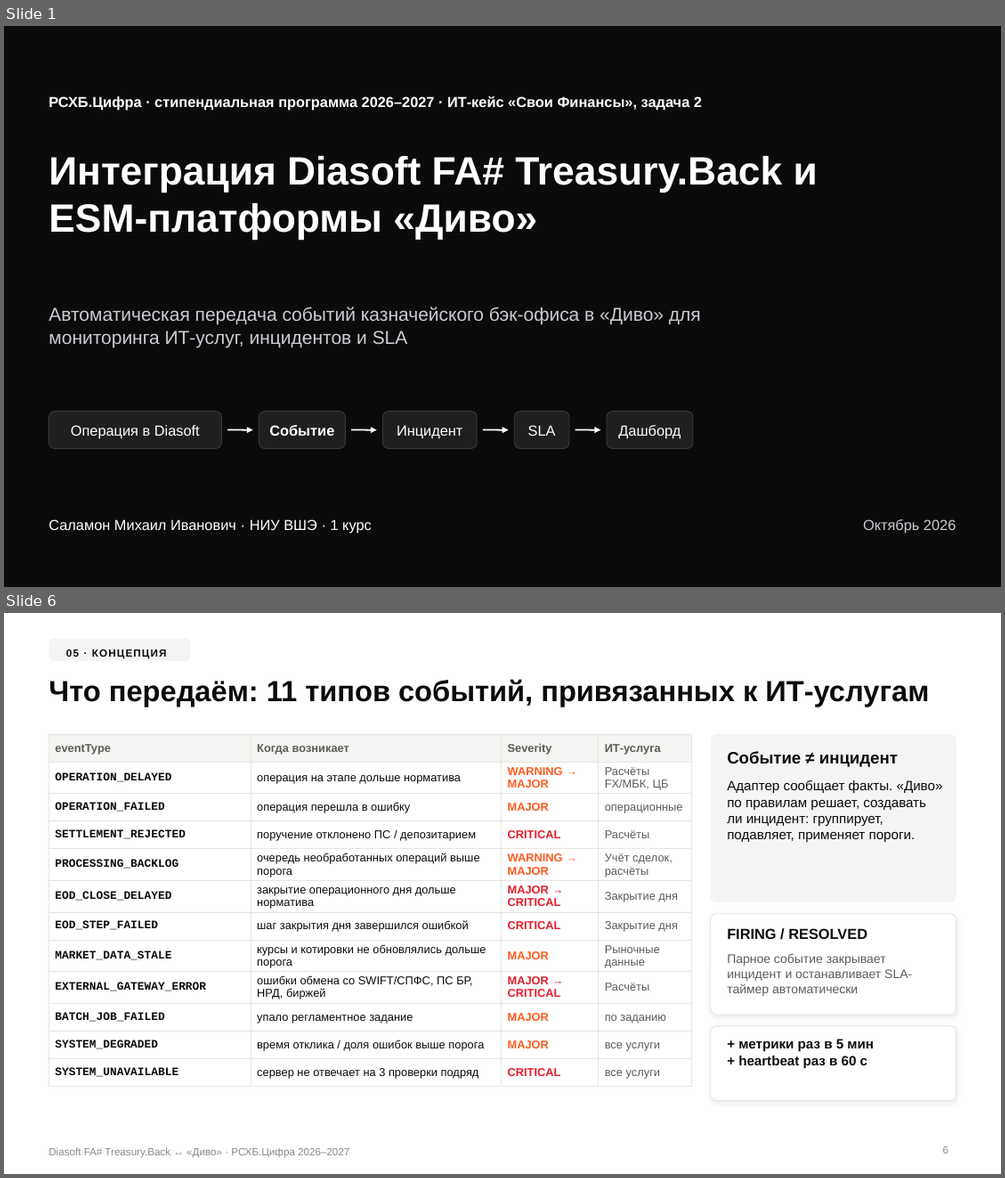
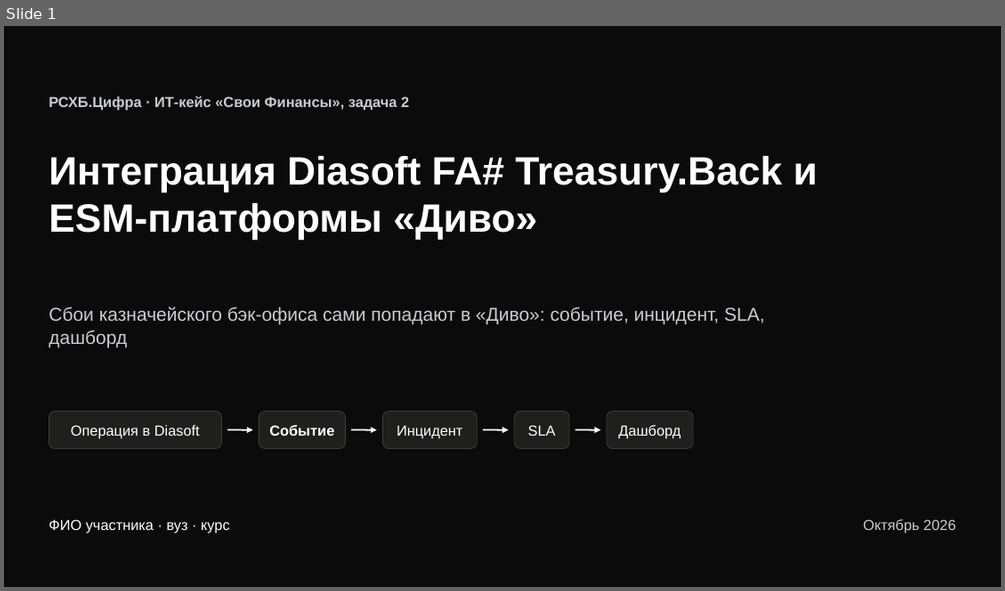
Before and after one commit to schierketsu/rshb, a slide deck: presentation/Diasoft-Divo-integration.pptx. Shown one above the other, each under a label of ours: slides 1 and 6 before the commit, slide 1 after it; the slides between them are not shown. The pictures are 1005x1178 and 1005x591 pixels, drawn with LibreOffice and Linux fonts; fonts in the diff are those of the drawing. Boxes give left, top, right and bottom in pixels: in the first picture for what was removed or moved away, otherwise in the second. Text is boxed around its words. In the diff, an @@ line names an element or a change of style, - is before the commit and + after.

```diff
--- a/presentation/Diasoft-Divo-integration.pptx
+++ b/presentation/Diasoft-Divo-integration.pptx
@@ slide 6 removed at (4, 613, 1001, 1174), background #FFFFFF @@
@@ rounded rectangle removed at (48, 639, 190, 661) @@
-05 · КОНЦЕПЦИЯ
@@ title removed at (48, 679, 929, 706) @@
-Что передаём: 11 типов событий, привязанных к ИТ-услугам
@@ table removed at (48, 734, 692, 1082), 12 rows, 4 columns @@
-eventType | Когда возникает | Severity | ИТ-услуга
-OPERATION_DELAYED | операция на этапе дольше норматива | WARNING → MAJOR | Расчёты FX/МБК, ЦБ
-OPERATION_FAILED | операция перешла в ошибку | MAJOR | операционные
-SETTLEMENT_REJECTED | поручение отклонено ПС / депозитарием | CRITICAL | Расчёты
-PROCESSING_BACKLOG | очередь необработанных операций выше порога | WARNING → MAJOR | Учёт сделок, расчёты
-EOD_CLOSE_DELAYED | закрытие операционного дня дольше норматива | MAJOR → CRITICAL | Закрытие дня
-EOD_STEP_FAILED | шаг закрытия дня завершился ошибкой | CRITICAL | Закрытие дня
-MARKET_DATA_STALE | курсы и котировки не обновлялись дольше порога | MAJOR | Рыночные данные
-EXTERNAL_GATEWAY_ERROR | ошибки обмена со SWIFT/СПФС, ПС БР, НРД, биржей | MAJOR → CRITICAL | Расчёты
-BATCH_JOB_FAILED | упало регламентное задание | MAJOR | по заданию
-SYSTEM_DEGRADED | время отклика / доля ошибок выше порога | MAJOR | все услуги
-SYSTEM_UNAVAILABLE | сервер не отвечает на 3 проверки подряд | CRITICAL | все услуги
@@ rounded rectangle removed at (711, 734, 956, 902) @@
@@ text removed at (727, 751, 898, 767) @@
-Событие ≠ инцидент
@@ text removed at (727, 780, 943, 842) @@
-Адаптер сообщает факты. «Диво» по правилам решает, создавать ли инцидент: группирует, подавляет, применяет пороги.
@@ rounded rectangle removed at (711, 914, 956, 1014) @@
@@ text removed at (727, 928, 867, 939) @@
-FIRING / RESOLVED
@@ text removed at (727, 954, 912, 996) @@
-Парное событие закрывает инцидент и останавливает SLA-таймер автоматически
@@ rounded rectangle removed at (711, 1026, 956, 1101) @@
@@ text removed at (738, 1038, 874, 1068) @@
-+ метрики раз в 5 мин
-+ heartbeat раз в 60 с
@@ page number removed at (943, 1146, 948, 1153) @@
-6
@@ text removed at (48, 1147, 349, 1158) @@
-Diasoft FA# Treasury.Back ↔ «Диво» · РСХБ.Цифра 2026–2027
@@ slide 1 changed as well @@
@@ text at (48, 96, 409, 111): text changed; text colour #FFFFFF to #C9CCD2 @@
-РСХБ.Цифра · стипендиальная программа 2026–2027 · ИТ-кейс «Свои Финансы», задача 2
+РСХБ.Цифра · ИТ-кейс «Свои Финансы», задача 2
@@ text at (48, 306, 764, 347): text changed @@
-Автоматическая передача событий казначейского бэк-офиса в «Диво» для мониторинга ИТ-услуг, инцидентов и SLA
+Сбои казначейского бэк-офиса сами попадают в «Диво»: событие, инцидент, SLA, дашборд
@@ text at (48, 519, 230, 533): text changed @@
-Саламон Михаил Иванович · НИУ ВШЭ · 1 курс
+ФИО участника · вуз · курс
```
Also in this commit, not shown: 5 other slides changed, 11 slides added, 16 other slides removed, 9 other files.
